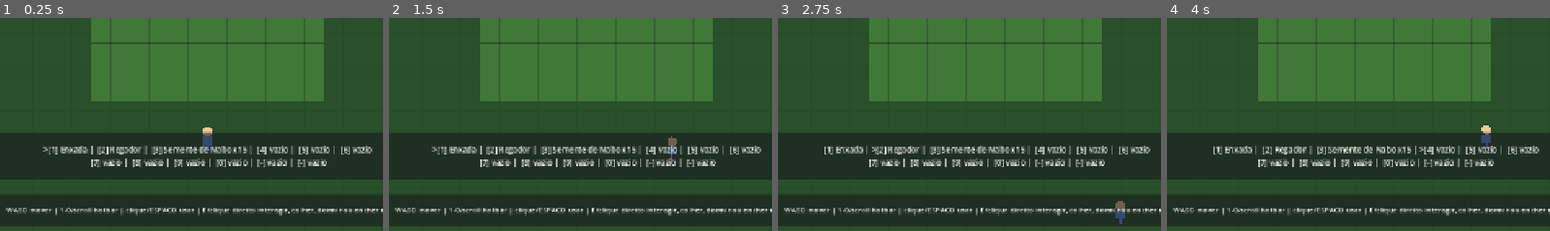
Above: before the commit, frames 1-4 (left to right).
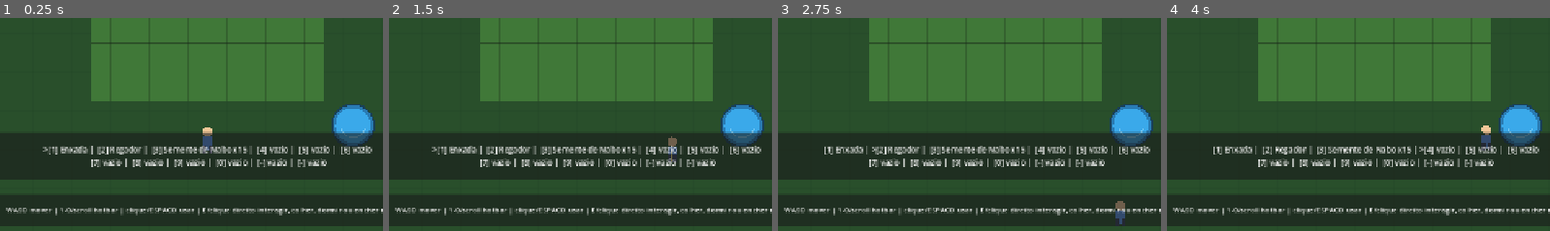
Above: after the commit, the same moments.

Repository: HelioConde/GameSlime
Game: Godot game, scene res://scenes/world/main.tscn
Same seed, same stepped clock (60 frames per second), same inputs: the game is played once before the commit and once after it.
Inputs (mouse positions are % of the whole screen's width and height, from its top left):
- Up to frame 1 (0.25 s): no input
- Up to frame 2 (1.5 s): tap Enter at 0.5 s; move the mouse to (72, 45) at 0.52 s; hold D 0.53-1.28 s; tap E at 0.6 s; click (72, 45) at 0.67 s; tap Space at 0.77 s; move the mouse to (30, 55) at 1.27 s; hold S from 1.28 s (still down); tap 1 at 1.35 s
- Up to frame 3 (2.75 s): tap Space at 1.52 s; move the mouse to (60, 28) at 2.02 s; release S at 2.03 s; hold D from 2.03 s (still down); tap 2 at 2.1 s
- Up to frame 4 (4 s): tap Space at 2.75, 3.02, 3.77 s; move the mouse to (45, 70) at 2.77 s; release D at 2.78 s; hold W 2.78-3.53 s; tap 3 at 2.85 s; click (45, 70) at 2.92 s; tap Enter at 3.5 s; move the mouse to (80, 65) at 3.52 s; hold A from 3.53 s (still down); tap 4 at 3.6 s
The pictures show only the part of the screen within x 23-73%, y 50-100%; the shares and areas given below are measured in that part.

The runs differ from the first frame. In frame 1, 1.8% of the frame differs, in the area x 86-98%, y 40-60%; in frame 2, 1.8%; in frame 3, 1.8%; in frame 4, 1.8%.

Commit message:
feat: place water refill source in farm prototype

Diff:
--- a/scenes/world/main.tscn
+++ b/scenes/world/main.tscn
@@ -1,10 +1,11 @@
-[gd_scene load_steps=6 format=3]
+[gd_scene load_steps=7 format=3]
 
 [ext_resource type="Script" path="res://scripts/world/main_world.gd" id="1_world"]
 [ext_resource type="PackedScene" path="res://scenes/player/player.tscn" id="2_player"]
 [ext_resource type="PackedScene" path="res://scenes/world/farm_field.tscn" id="3_farm"]
 [ext_resource type="PackedScene" path="res://scenes/world/sleep_spot.tscn" id="4_sleep"]
 [ext_resource type="PackedScene" path="res://scenes/ui/game_hud.tscn" id="5_hud"]
+[ext_resource type="PackedScene" path="res://scenes/world/water_source.tscn" id="6_water"]
 
 [node name="Main" type="Node2D"]
 script = ExtResource("1_world")
@@ -15,6 +16,9 @@
 [node name="SleepSpot" parent="." instance=ExtResource("4_sleep")]
 position = Vector2(380, 205)
 
+[node name="WaterSource" parent="." instance=ExtResource("6_water")]
+position = Vector2(880, 536)
+
 [node name="Player" parent="." instance=ExtResource("2_player")]
 position = Vector2(640, 560)
 
